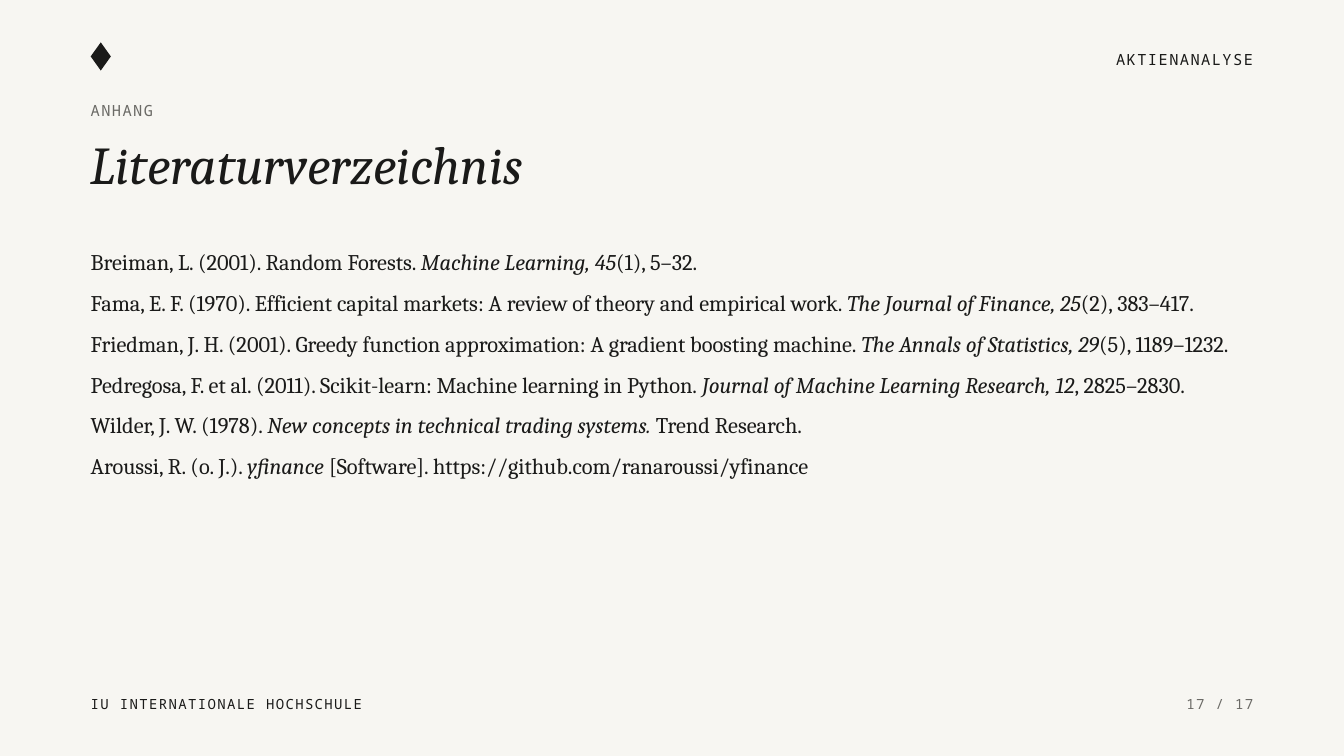
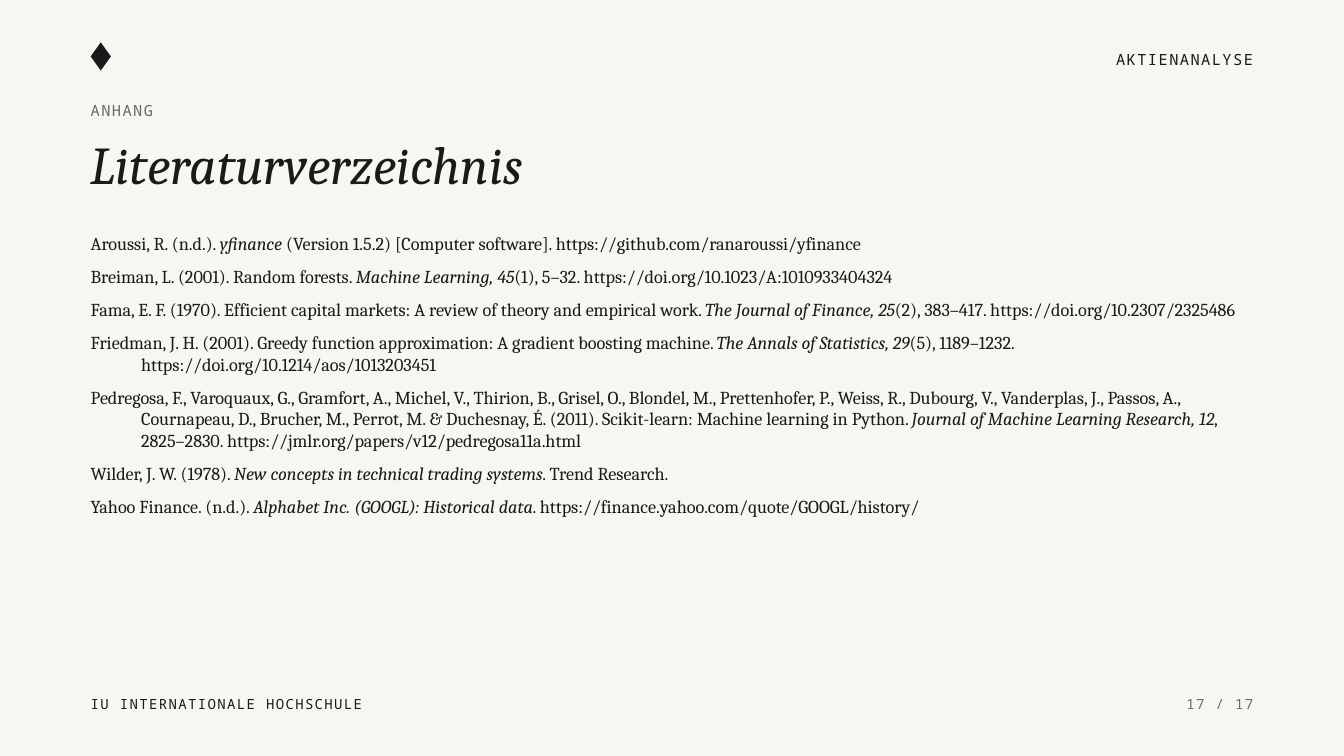
Before and after one commit to KonstantinosLamprou/stockanalysis, a slide deck: slide 17 of presentation/Aktienanalyse_Praesentation.pptx. Drawn at 1344x756 pixels with LibreOffice and Linux fonts; fonts in the diff are those of the drawing. Boxes give left, top, right and bottom in pixels: in the first picture for what was removed or moved away, otherwise in the second. Text is boxed around its words. In the diff, an @@ line names an element or a change of style, - is before the commit and + after.

```diff
--- a/presentation/Aktienanalyse_Praesentation.pptx
+++ b/presentation/Aktienanalyse_Praesentation.pptx
@@ text at [91,237,1235,451]: text changed; size 16 to 13 pt @@
-Breiman, L. (2001). Random Forests. Machine Learning, 45(1), 5–32.
-Fama, E. F. (1970). Efficient capital markets: A review of theory and empirical work. The Journal of Finance, 25(2), 383–417.
-Friedman, J. H. (2001). Greedy function approximation: A gradient boosting machine. The Annals of Statistics, 29(5), 1189–1232.
-Pedregosa, F. et al. (2011). Scikit-learn: Machine learning in Python. Journal of Machine Learning Research, 12, 2825–2830.
+Aroussi, R. (n.d.). yfinance (Version 1.5.2) [Computer software]. https://github.com/ranaroussi/yfinance
+Breiman, L. (2001). Random forests. Machine Learning, 45(1), 5–32. https://doi.org/10.1023/A:1010933404324
+Fama, E. F. (1970). Efficient capital markets: A review of theory and empirical work. The Journal of Finance, 25(2), 383–417. https://doi.org/10.2307/2325486
+Friedman, J. H. (2001). Greedy function approximation: A gradient boosting machine. The Annals of Statistics, 29(5), 1189–1232. https://doi.org/10.1214/aos/1013203451
+Pedregosa, F., Varoquaux, G., Gramfort, A., Michel, V., Thirion, B., Grisel, O., Blondel, M., Prettenhofer, P., Weiss, R., Dubourg, V., Vanderplas, J., Passos, A., Cournapeau, D., Brucher, M., Perrot, M. & Duchesnay, É. (2011). Scikit-learn: Machine learning in Python. Journal of Machine Learning Research, 12, 2825–2830. https://jmlr.org/papers/v12/pedregosa11a.html
@@ text "Aroussi, R. (n.d.). yfinance (Version ...": place and size @@
-text "Aroussi, R. (n.d.). yfinance (Version ..." at [91,254,1229,479]
+text "Aroussi, R. (n.d.). yfinance (Version ..." at [91,237,1235,517]
@@ text at [91,467,669,484]: size 16 to 13 pt in "Wilder, J. W. (1978). New concepts in ..."; italic off in "systems."; indent changed; line spacing 1.05 to 1; less space between paragraphs @@
@@ text at [91,500,919,517]: text changed; size 16 to 13 pt @@
-Aroussi, R. (o. J.). yfinance [Software]. https://github.com/ranaroussi/yfinance
+Yahoo Finance. (n.d.). Alphabet Inc. (GOOGL): Historical data. https://finance.yahoo.com/quote/GOOGL/history/
```
Also in this commit, not shown: 8 other slides changed, 2 other files.
